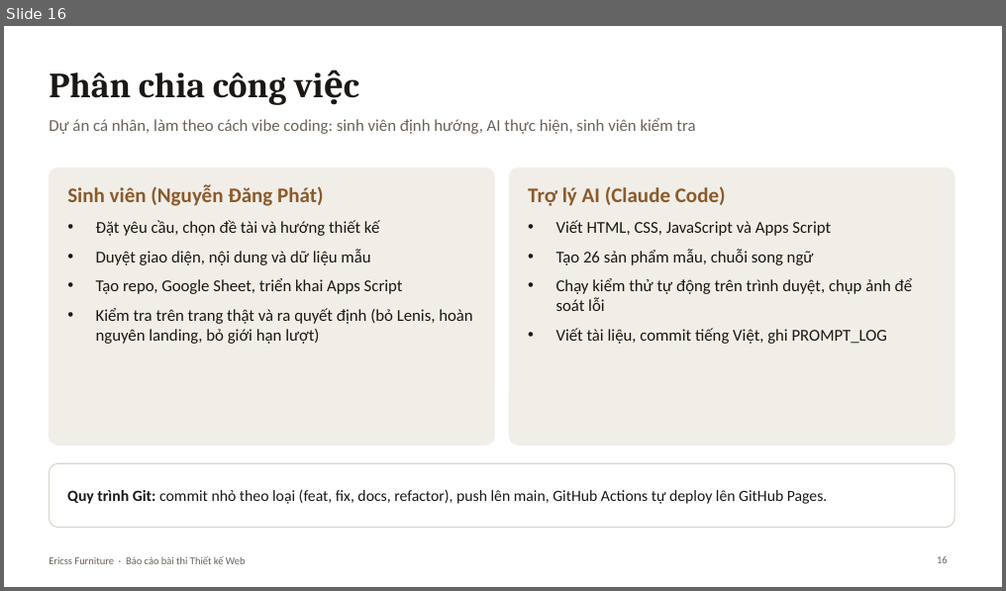
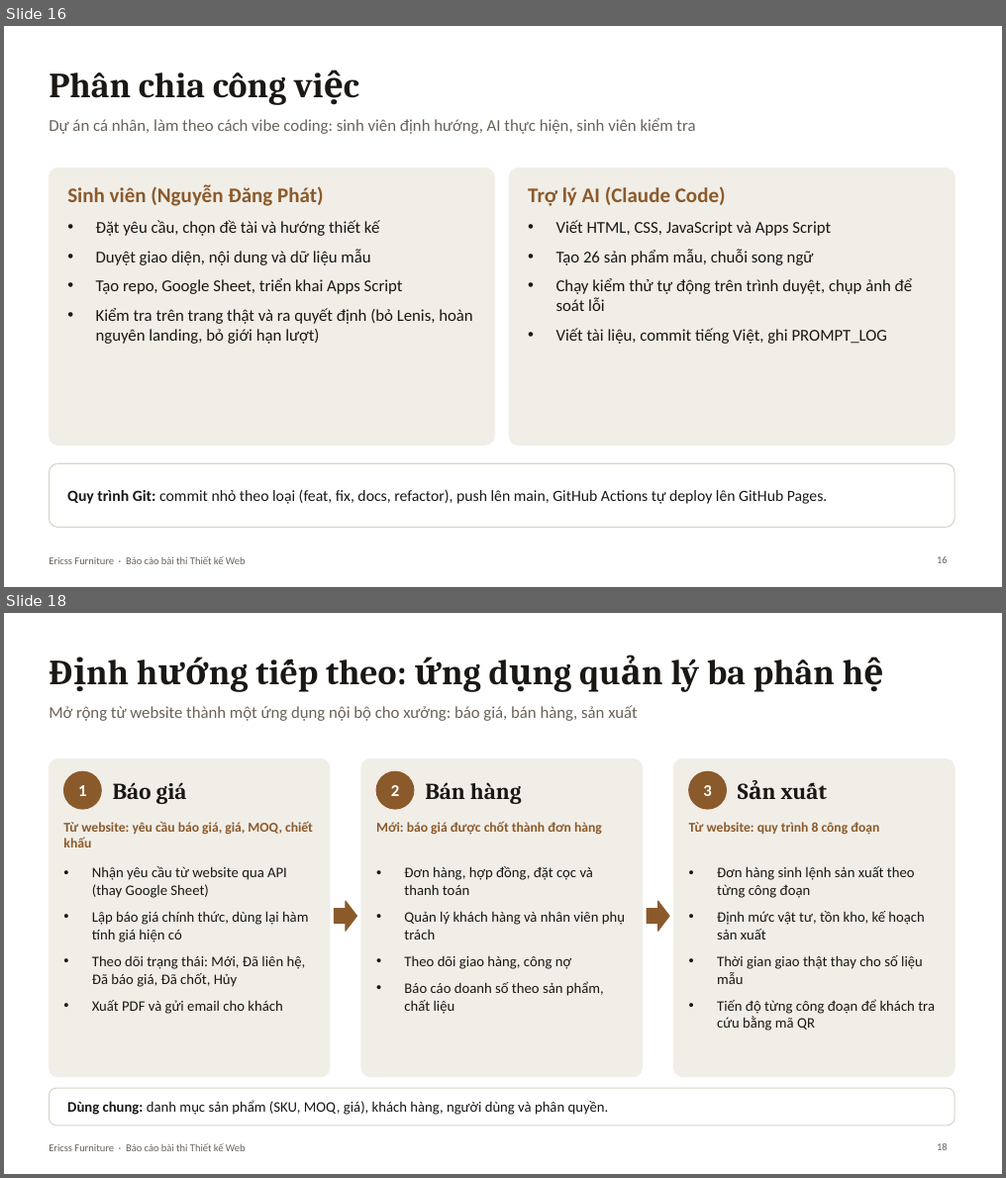
Before and after one commit to nguyenphat006/Phat_NguyenDang_526000162, a slide deck: docs/Ericss-Furniture-BaoCao.pptx. Shown one above the other, each under a label of ours: slide 16 before the commit, slides 16 and 18 after it; the slides between them are not shown. The pictures are 1006x591 and 1006x1178 pixels, drawn with LibreOffice and Linux fonts; fonts in the diff are those of the drawing. Boxes give left, top, right and bottom in pixels: in the first picture for what was removed or moved away, otherwise in the second. Text is boxed around its words. In the diff, an @@ line names an element or a change of style, - is before the commit and + after.

```diff
--- a/docs/Ericss-Furniture-BaoCao.pptx
+++ b/docs/Ericss-Furniture-BaoCao.pptx
@@ slide 18 added at bbox=[4, 613, 1002, 1174], background #FFFFFF; not listed: 1 template element that a slide beside it also shows @@
@@ text added at bbox=[326, 659, 835, 692], 34 pt, text #1A1714, bold @@
+Định hướng tiếp theo: ứng dụng quản lý ba phân hệ
@@ text added at bbox=[49, 705, 637, 721], 16 pt, text #6B6258 @@
+Mở rộng từ website thành một ứng dụng nội bộ cho xưởng: báo giá, bán hàng, sản xuất
@@ rounded rectangle added at bbox=[49, 759, 330, 1077], fill #F1EEE8, outline #F1EEE8 1 pt @@
@@ rounded rectangle added at bbox=[361, 759, 643, 1077], fill #F1EEE8, outline #F1EEE8 1 pt @@
@@ rounded rectangle added at bbox=[674, 759, 954, 1077], fill #F1EEE8, outline #F1EEE8 1 pt @@
@@ ellipse added at bbox=[63, 771, 101, 809], fill #8B5A2B, outline #8B5A2B 1 pt @@
@@ text added at bbox=[78, 785, 86, 796], 16 pt, text #FFFFFF, bold @@
+1
@@ text added at bbox=[113, 782, 187, 804], 22 pt, text #1A1714, bold @@
+Báo giá
@@ ellipse added at bbox=[376, 771, 414, 809], fill #8B5A2B, outline #8B5A2B 1 pt @@
@@ text added at bbox=[391, 785, 399, 796], 16 pt, text #FFFFFF, bold @@
+2
@@ text added at bbox=[425, 782, 522, 804], 22 pt, text #1A1714, bold @@
+Bán hàng
@@ ellipse added at bbox=[689, 771, 727, 809], fill #8B5A2B, outline #8B5A2B 1 pt @@
@@ text added at bbox=[703, 785, 711, 796], 16 pt, text #FFFFFF, bold @@
+3
@@ text added at bbox=[738, 771, 944, 809], 22 pt, text #1A1714, bold @@
+Sản xuất
@@ text added at bbox=[63, 821, 313, 848], 13 pt, text #8B5A2B, bold @@
+Từ website: yêu cầu báo giá, giá, MOQ, chiết khấu
@@ text added at bbox=[376, 821, 602, 835], 13 pt, text #8B5A2B, bold @@
+Mới: báo giá được chốt thành đơn hàng
@@ text added at bbox=[689, 822, 879, 835], 13 pt, text #8B5A2B, bold @@
+Từ website: quy trình 8 công đoạn
@@ text added at bbox=[92, 866, 308, 1014], 14 pt, text #1A1714 @@
+• Nhận yêu cầu từ website qua API (thay Google Sheet)
+• Lập báo giá chính thức, dùng lại hàm tính giá hiện có
+• Theo dõi trạng thái: Mới, Đã liên hệ, Đã báo giá, Đã chốt, Hủy
+• Xuất PDF và gửi email cho khách
@@ text added at bbox=[404, 866, 625, 1014], 14 pt, text #1A1714 @@
+• Đơn hàng, hợp đồng, đặt cọc và thanh toán
+• Quản lý khách hàng và nhân viên phụ trách
+• Theo dõi giao hàng, công nợ
+• Báo cáo doanh số theo sản phẩm, chất liệu
@@ text added at bbox=[717, 866, 935, 1031], 14 pt, text #1A1714 @@
+• Đơn hàng sinh lệnh sản xuất theo từng công đoạn
+• Định mức vật tư, tồn kho, kế hoạch sản xuất
+• Thời gian giao thật thay cho số liệu mẫu
+• Tiến độ từng công đoạn để khách tra cứu bằng mã QR
@@ right arrow added at bbox=[334, 901, 356, 931], fill #8B5A2B, outline #8B5A2B 1 pt @@
@@ right arrow added at bbox=[648, 901, 669, 931], fill #8B5A2B, outline #8B5A2B 1 pt @@
@@ rounded rectangle added at bbox=[49, 1088, 954, 1126], fill #FFFFFF, outline #FFFFFF 1 pt @@
@@ rounded rectangle added at bbox=[49, 1088, 954, 1126], fill #FFFFFF, outline #D9D4CA 1 pt @@
@@ text added at bbox=[67, 1100, 609, 1115], 14 pt, text #1A1714 @@
+Dùng chung: danh mục sản phẩm (SKU, MOQ, giá), khách hàng, người dùng và phân quyền.
@@ page number added at bbox=[937, 1144, 947, 1151], 10 pt, text #6B6258 @@
+18
```
Also in this commit, not shown: 2 slides changed, 1 other slide added, 5 other files.
